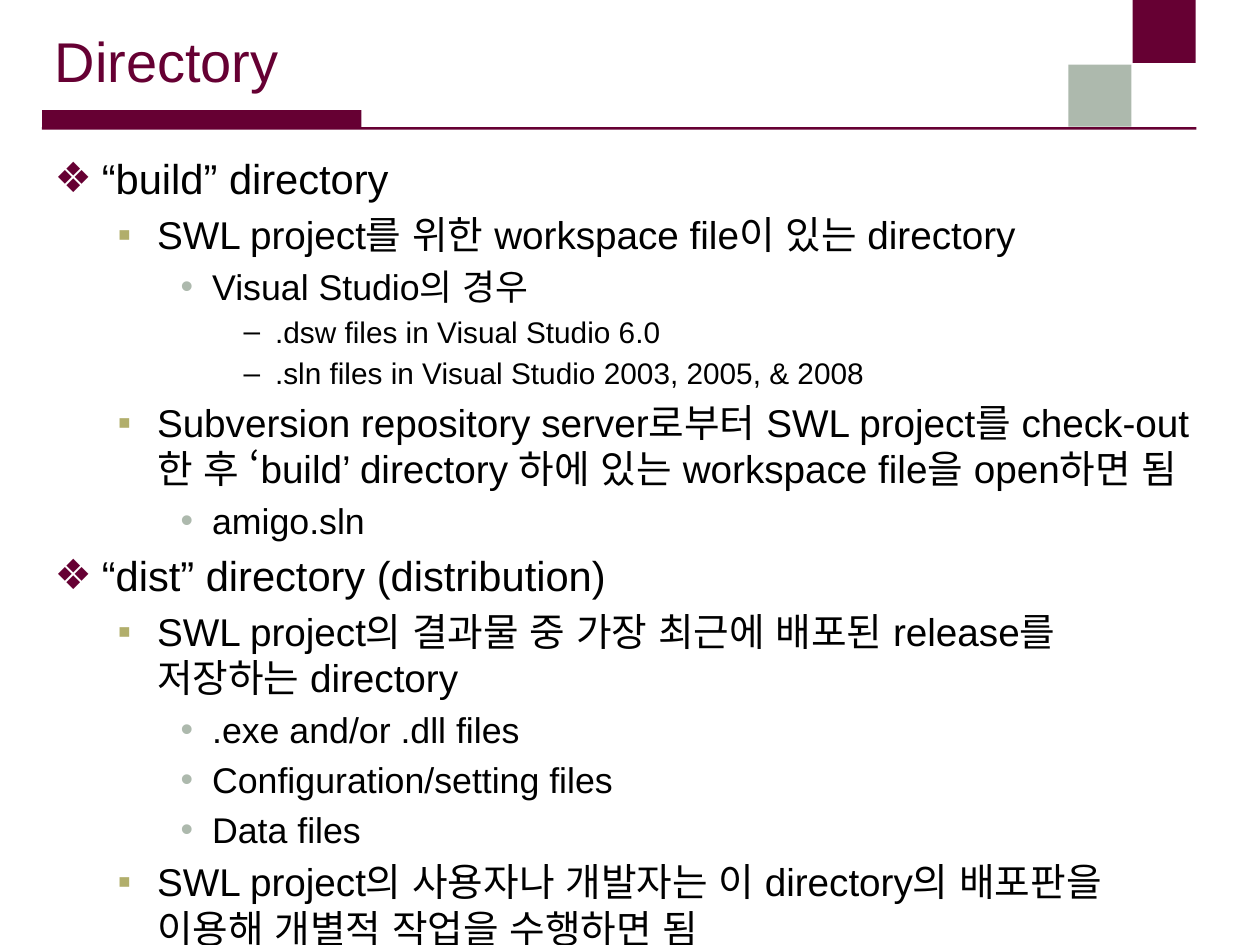
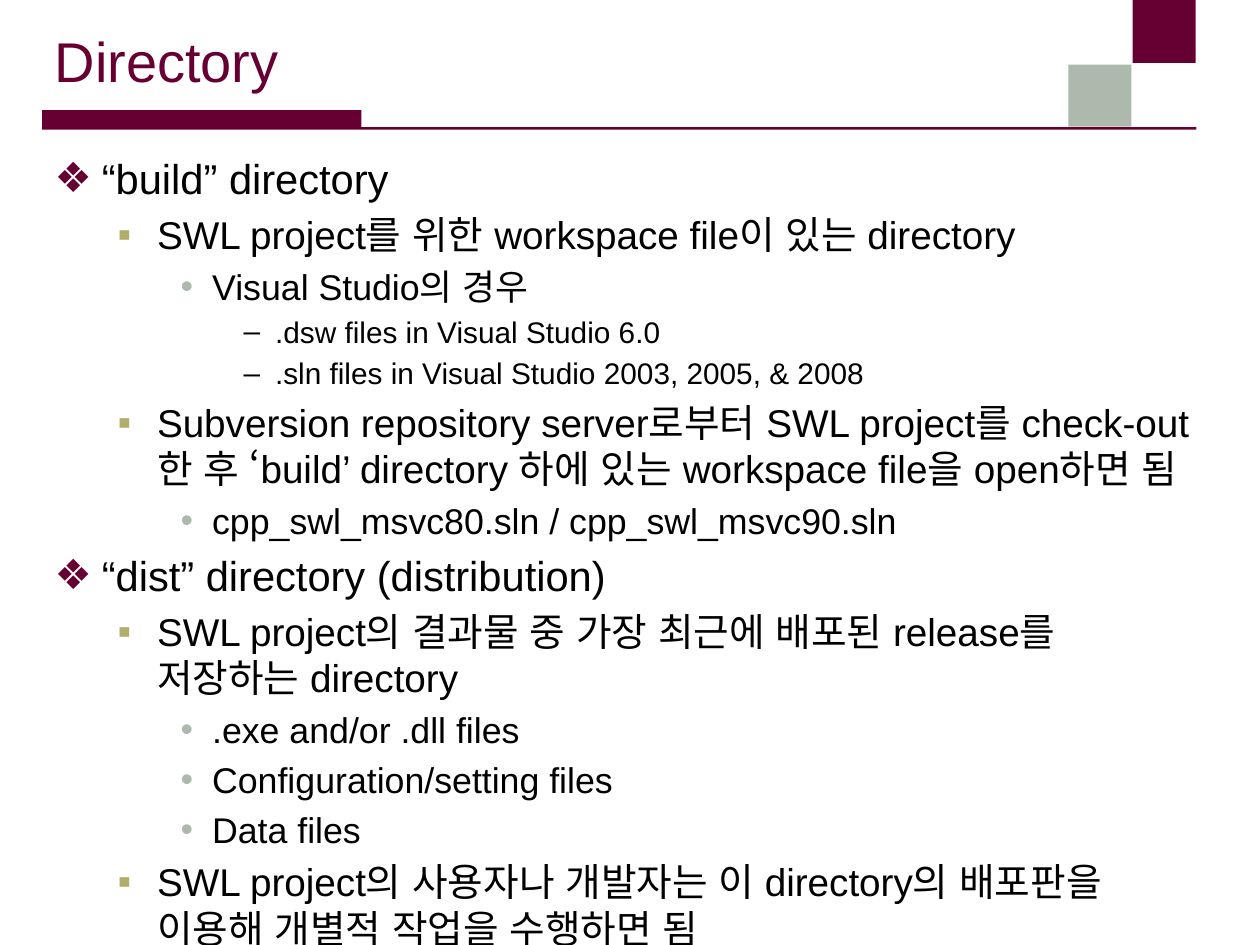
Before and after one commit to sangwook236/SWL, a slide deck: slide 4 of doc/project_setting__directory_structure.pptx. Drawn at 1260x945 pixels with LibreOffice and Linux fonts; fonts in the diff are those of the drawing; background and template pictures are left out. Boxes give left, top, right and bottom in pixels: in the first picture for what was removed or moved away, otherwise in the second. Text is boxed around its words. In the diff, an @@ line names an element or a change of style, - is before the commit and + after.

Commit message:
the document of directory structure is updated.

```diff
--- a/doc/project_setting__directory_structure.pptx
+++ b/doc/project_setting__directory_structure.pptx
@@ text at box(212, 508, 896, 541): text changed @@
-    • amigo.sln
+    • cpp_swl_msvc80.sln / cpp_swl_msvc90.sln
```
Also in this commit, not shown: 2 other slides changed.
